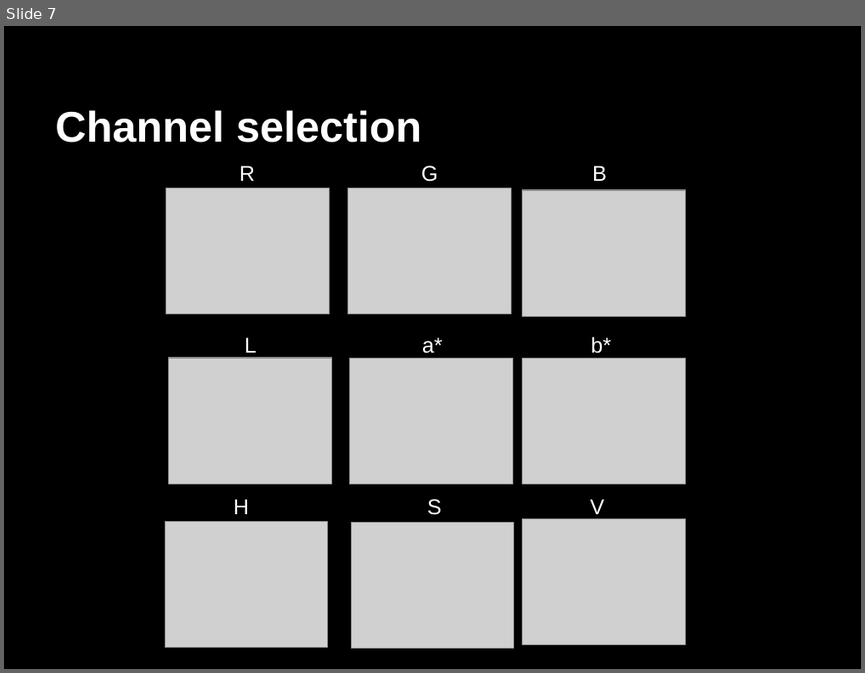
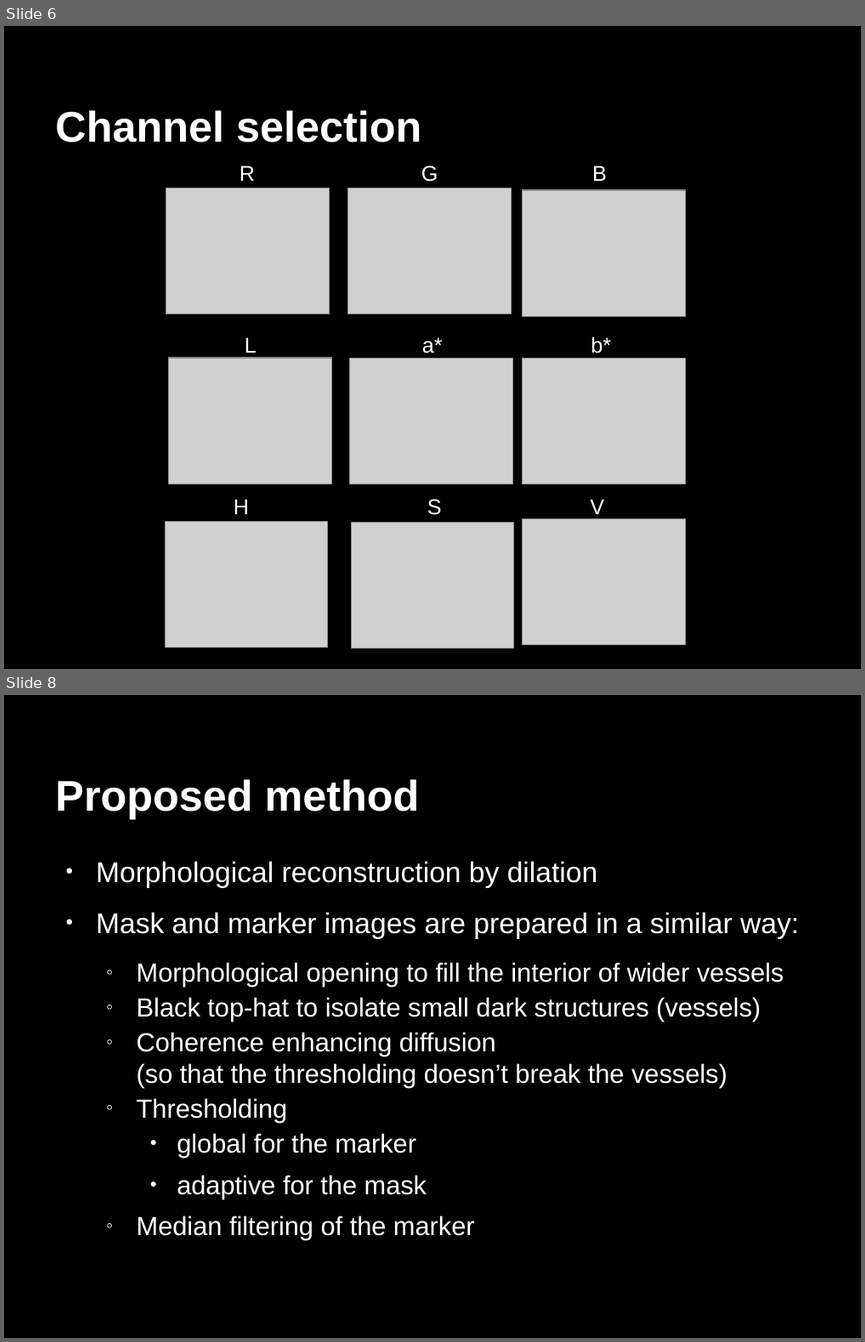
Before and after one commit to mutual-ai/vessel-segmentation-ssip2012, a slide deck: presentation/Vessel_presentation.odp. Shown one above the other, each under a label of ours: slide 7 before the commit, slides 6 and 8 after it; the slides between them are not shown. The pictures are 865x673 and 865x1342 pixels, drawn with LibreOffice and Linux fonts; fonts in the diff are those of the drawing; grey boxes stand for pictures. Boxes give left, top, right and bottom in pixels: in the first picture for what was removed or moved away, otherwise in the second. Text is boxed around its words. In the diff, an @@ line names an element or a change of style, - is before the commit and + after.

```diff
--- a/presentation/Vessel_presentation.odp
+++ b/presentation/Vessel_presentation.odp
@@ slide 8 added at (4,695,861,1338), background #000000 @@
@@ title added at (55,779,420,818), 36 pt, text #FFFFFF, bold @@
+Proposed method
@@ text added at (96,861,799,1240), 22 pt, text #FFFFFF @@
+● Morphological reconstruction by dilation
+● Mask and marker images are prepared in a similar way:
+  ◦ Morphological opening to fill the interior of wider vessels
+  ◦ Black top-hat to isolate small dark structures (vessels)
+  ◦ Coherence enhancing diffusion
+    (so that the thresholding doesn’t break the vessels)
+  ◦ Thresholding
+    ● global for the marker
+    ● adaptive for the mask
+  ◦ Median filtering of the marker
@@ what was slide 7 is now slide 6 @@
```
Also in this commit, not shown: 12 slides changed, 2 other slides added, 3 slides removed, 1 other file.
